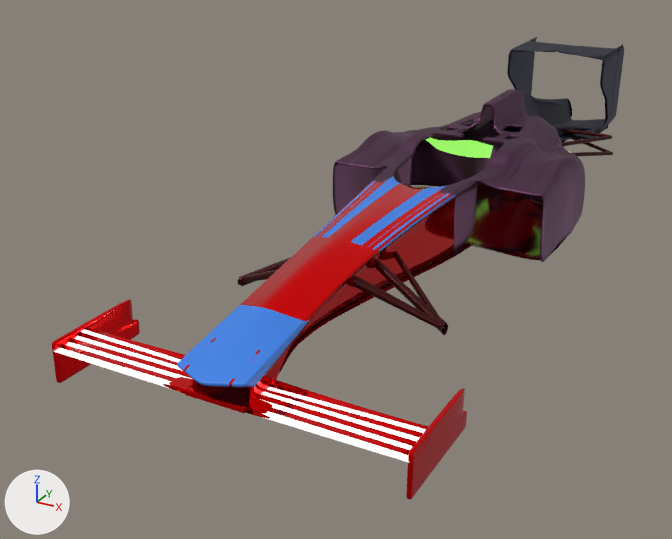
The Blender file 3dSculptedModel.blend: old version first, new version second.
Both versions are drawn from a camera (50 mm lens) standing at (1.07, -2.79, 0.94) and looking at (-0.28, -0.33, -0.29). The axes (+X, +Y, +Z) are drawn at lower left. The lights are the same throughout.

The first picture shows 'Base', 'Chassis', 'FrontSuspension'.
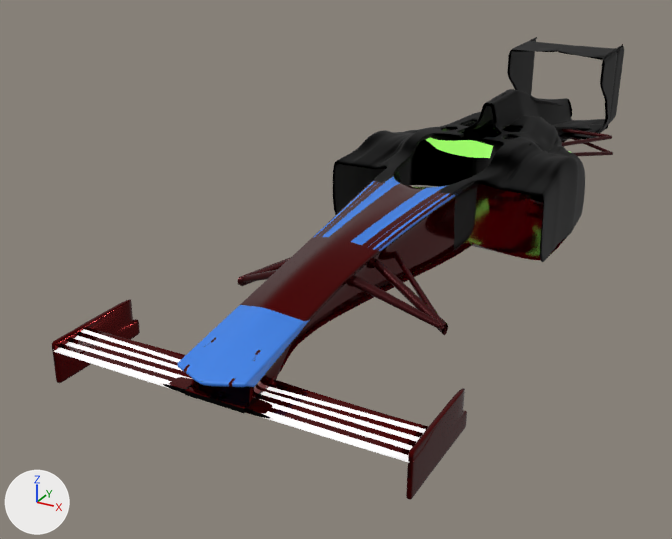
Scene script edits in JSON lines:
```json
{"op": "add", "block": "img_chassistexture", "code": ["img_chassistexture = load_image('ChassisTexture', 'ChassisTexture.png', 1024, 1024, 'sRGB')"]}
{"block": "mat_chassispaint", "change": "nodes: BsdfPrincipled, OutputMaterial, RGB"}
{"block": "mat_chassispaint", "change": "colours: red #ff0005"}
{"block": "mat_chassispaint", "change": "nodes: BsdfPrincipled, OutputMaterial, TexImage"}
{"block": "mat_chassispaint", "change": "uses the picture img_chassistexture"}
{"op": "remove", "block": "mat_finstripes", "code": "mat_finstripes.base_color = (1.0, 0.931, 0.966)  # white #fff7fb"}
{"op": "add", "block": "mat_finstripes", "code": "mat_finstripes.texture = img_chassistexture"}
{"op": "remove", "block": "mat_bodydecor", "code": "mat_bodydecor.base_color = (0.29, 0.8, 0.121)  # green #93e762"}
{"op": "add", "block": "mat_bodydecor", "code": "mat_bodydecor.texture = img_chassistexture"}
{"op": "remove", "block": "mat_blues", "code": "mat_blues.base_color = (0.0413, 0.22, 0.8)  # blue #3981e7"}
{"op": "add", "block": "mat_blues", "code": "mat_blues.texture = img_chassistexture"}
{"op": "remove", "block": "mat_rearhalf", "code": "mat_rearhalf.base_color = (0.0298, 0.0316, 0.0581)  # dark blue #303244"}
{"op": "add", "block": "mat_rearhalf", "code": "mat_rearhalf.texture = img_chassistexture"}
{"op": "remove", "block": "mat_midsection", "code": "mat_midsection.base_color = (0.136, 0.0566, 0.114)  # dark purple #67435f"}
{"op": "add", "block": "mat_midsection", "code": "mat_midsection.texture = img_chassistexture"}
{"block": "me_plane_001", "where": "me_plane_001.from_pydata(...)  # 1765 vertices, 1588 faces, 8 loose edges; spans x -0.08..1.6, y -1.36..8.16, z -0.75..0.74"}
{"block": "me_plane_001", "where": "# used by ob_chassis; location = (-0.001, -1.032, 0.0); scale = (0.296, 0.296, 0.296)"}
{"block": "me_plane_001", "change": "me_plane_001 part 1: texture (UV) coordinates of 1552 of 1588 faces, centred in x -0.08..1.6, y -1.31..8.12, z -0.73..0.74, changed; they spanned u 0.5..1.0, v 0.0..1.0 and now span u 0.0..0.91, v 0.0..1.0"}
```

Location of each change, (x1, y1, x2, y2) in pixels of the pictures (672 x 539 px):
```json
{"object": "Chassis", "change": "surface changed", "before": [52, 37, 624, 499], "after": [52, 37, 624, 499]}
```
